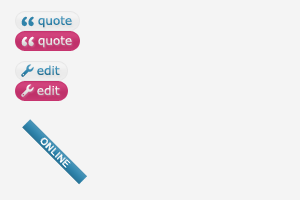
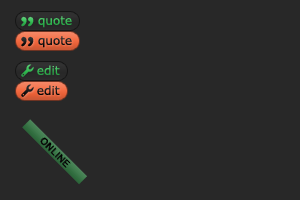
Comparing the layer stacks of the two w=300, h=200 images. Changes:
painted on "Shape 28 copy 5" (1st of 2, in "edit" › "hover") over [21, 84, 34, 97]
painted on "edit" (2nd of 3, in "edit" › "hover") over [37, 85, 60, 95]
painted on "Shape 111 copy 2" (1st of 2, in "edit" › "hover") over [15, 81, 68, 101]
painted on "Shape 28 copy 5" (2nd of 2, in "edit" › "normal") over [21, 64, 34, 77]
painted on "edit" (3rd of 3, in "edit" › "normal") over [37, 65, 60, 75]
painted on "Shape 111" over [15, 61, 68, 81]
painted on "”" (1st of 2, in "quote" › "hover") over [21, 36, 34, 47]
painted on "quote" (2nd of 3, in "quote" › "hover") over [38, 36, 72, 48]
painted on "Shape 111 copy" over [15, 31, 80, 51]
painted on "”" (2nd of 2, in "quote" › "normal") over [21, 16, 34, 27]
painted on "quote" (3rd of 3, in "quote" › "normal") over [38, 16, 72, 28]
renamed "Shape 111" to "Shape 111 copy 2", painted on it over [15, 11, 80, 31]
painted on "online" over [22, 119, 87, 185]
